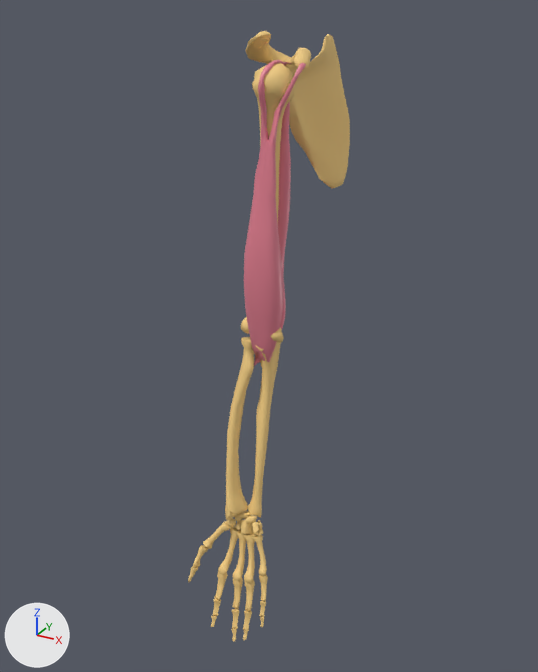
An edit to the glTF model models/g1.glb, drawn before and after from the same camera.
Camera for both pictures: a 50 mm lens placed at (8.0, -14.49, 6.16), pointed at (-0.22, 0.44, -1.3). Arrows for +X, +Y and +Z are at lower left; the lights stay in place. Where no turn or scale is listed for an object, it has been applied to the vertices.
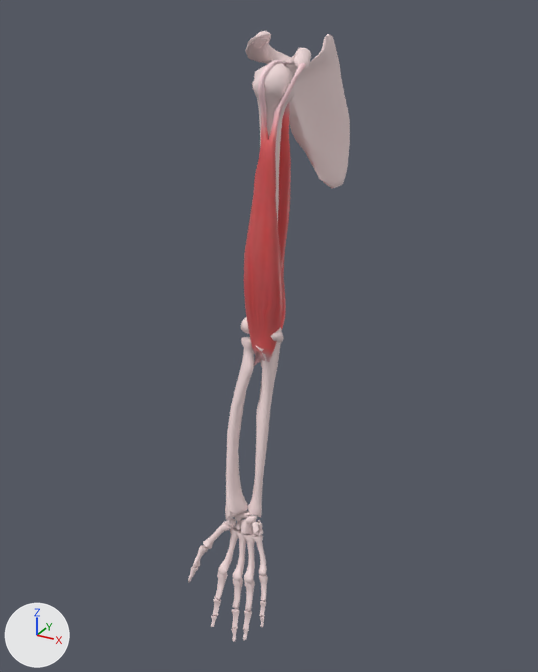
What changed in the scene script:
```text
Add img_22222:
    img_22222 = load_image('22222', '_unpacked/22222', 512, 512, 'sRGB')
Change mat_bone:
    mat_bone.base_color: (0.898, 0.62, 0.227) -> (0.898, 0.719, 0.719)  # beige #f3ce83 -> white #f3dcdc
Change mat_material_001:
    remove mat_material_001.base_color = (0.8, 0.226, 0.299)  # pink #e78395
    add mat_material_001.texture = img_22222
```

Location of each change, (x1, y1, x2, y2) in pixels of the pictures (538 x 672 px):
'3DSMesh_1', recoloured (brown to grey): (246, 30, 350, 188) in both
'Mball.002', surface changed (pink to red): (244, 60, 306, 366) in both
'radius', recoloured (orange to grey): (225, 337, 254, 521) in both
'ulna', recoloured (orange to grey): (247, 342, 281, 518) in both
'humorus', recoloured (brown to grey): (241, 63, 295, 343) in both
'Mball.004', surface changed (brown to red): (254, 102, 291, 330) in both
'mcarpal4', recoloured (beige to white): (244, 534, 256, 584) in both
'mcarple2', recoloured (beige to white): (218, 526, 241, 575) in both
'mcarple3', recoloured (beige to white): (233, 532, 246, 582) in both
'mcarpal5', recoloured (beige to white): (252, 535, 267, 576) in both
'metacpl1', recoloured (beige to white): (203, 521, 231, 549) in both
'phalx4p', recoloured (beige to white): (244, 580, 255, 612) in both
'phalx3p', recoloured (orange to white): (233, 578, 243, 609) in both
'phalanx2', recoloured (beige to white): (214, 572, 228, 600) in both
'phalx5p', recoloured (beige to white): (259, 575, 268, 601) in both
'phalng1p', recoloured: (193, 545, 209, 567) in both
'capitate', recoloured: (241, 519, 253, 534) in both
'phalx3m', recoloured: (232, 609, 239, 629) in both
'phalx4m', recoloured: (243, 611, 252, 630) in both
'scaphoid', recoloured: (234, 511, 251, 522) in both
'phalx2m', recoloured: (213, 598, 221, 616) in both
'lunate', recoloured: (245, 515, 257, 524) in both
'phalx5m', recoloured: (260, 601, 266, 617) in both
'phalng1d', recoloured: (188, 566, 198, 582) in both
'trapzium', recoloured: (226, 518, 236, 529) in both
'triautrm', recoloured: (252, 522, 259, 533) in both
'phalx3d', recoloured: (231, 628, 237, 642) in both
'hamate', recoloured: (253, 529, 263, 537) in both
'phalx2d', recoloured: (211, 615, 217, 627) in both
'phalx4d', recoloured: (243, 628, 249, 640) in both
'trapzoid', recoloured: (236, 521, 241, 530) in both
'phalx5d', recoloured: (260, 617, 264, 627) in both
'pisiform', recoloured: (257, 520, 263, 529) in both
